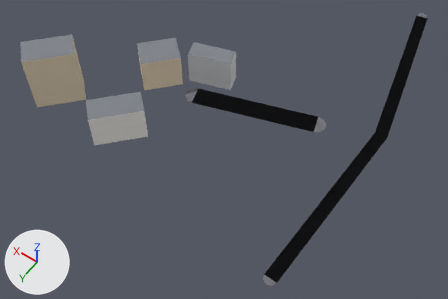
The glTF model apps/client/public/cities/moscow_synth/tiles/-4_1.glb, before and after one commit.
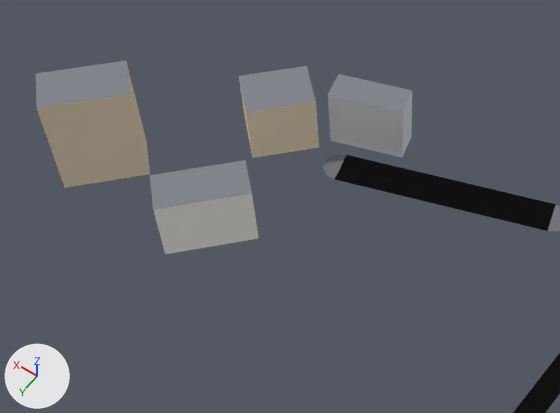
There are two pictures of each version: one whole from a camera (50 mm lens) standing at (-1020.0, -112.0, 292.0) and looking at (-879.0, -310.0, -19.0), one close up on the part from 0% to 72% of the width and 0% to 79% of the height. Lighting does not change. The marker at lower left points along +X, +Y and +Z. The last two pictures show the newer version. Vertices at exactly the same position are counted once.

Script lines for the objects in view, before the commit:
```python
me_mesh_0 = bpy.data.meshes.new('Mesh_0')
me_mesh_0.from_pydata(...)  # 86 vertices, 86 faces; spans x -963.0..-759.0, y -481.0..-239.0, z 0.0..39.0
# faces by material slot: [46, 32, 8]
me_mesh_0.materials.append(mat_road)
me_mesh_0.materials.append(mat_facade)
me_mesh_0.materials.append(mat_roof)
ob_mesh_0 = bpy.data.objects.new('Mesh_0', me_mesh_0)
ob_mesh_0.location = (0.0, 0.0, 0.0)
```
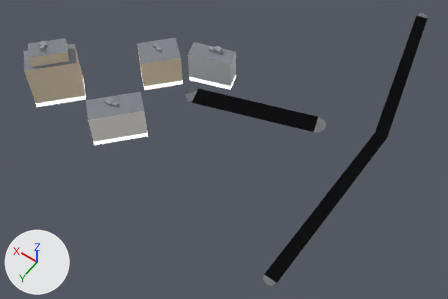
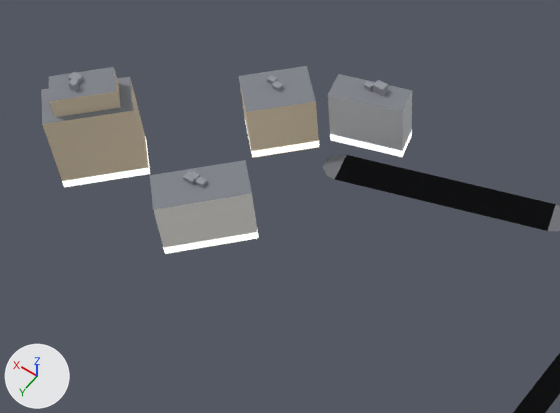
Boxes (x1, y1, x2, y2) around the edits, measured in the close-ups (560 x 413 px):
'Mesh_0', reshaped
    before: (36, 60, 560, 413)
    after: (41, 66, 560, 413)
part 1 of me_mesh_0, added
    after: (49, 67, 121, 117)
part 2 of me_mesh_0, cut back
    before: (36, 60, 130, 108)
    after: (41, 72, 412, 254)

What changed in the scene script:
```text
Add mat_shop:
    mat_shop = bpy.data.materials.new('shop')
    mat_shop.use_nodes = True; mat_shop.node_tree.nodes.clear()
    _N = mat_shop.node_tree.nodes; _L = mat_shop.node_tree.links
    n0 = _N.new('ShaderNodeBsdfPrincipled'); n0.name = 'Principled BSDF'
    n0.inputs[28].default_value = 1.0  # 'Emission Strength'
    n1 = _N.new('ShaderNodeOutputMaterial'); n1.name = 'Material Output'
    n2 = _N.new('ShaderNodeVertexColor'); n2.name = 'Color Attribute'
    _L.new(n0.outputs[0], n1.inputs[0])  # 'BSDF' to 'Surface'
    _L.new(n2.outputs[0], n0.inputs[0])  # 'Color' to 'Base Color'
Change me_mesh_0:
    used by ob_mesh_0; location = (0.0, 0.0, 0.0)
    remove me_mesh_0.from_pydata(...)  # 86 vertices, 86 faces; spans x -963.0..-759.0, y -481.0..-239.0, z 0.0..39.0
    add me_mesh_0.from_pydata(...)  # 230 vertices, 218 faces; spans x -963.0..-759.0, y -481.0..-239.0, z 0.0..42.0
    me_mesh_0 part 1: the loose piece of 8 vertices spanning x -793.0..-759.0, y -291.0..-256.0, z 0.0..39.0 is copied, and the copy is scaled about its middle by (0.72, 0.72, 0.188), then moved by (0.0, 0.0, 16.0); it spans x -788.0..-764.0, y -286.0..-261.0, z 32.0..39.0
    me_mesh_0 part 2
    4 vertices in x -793.0..-759.0, y -291.0..-256.0, z 39.0 move by (0.0, 0.0, -7.0)
    100 vertices are added at x -863.0..-759.0, y -350.0..-255.0, z 0.0..42.0
    36 new vertices lie (0.0, 0.0, 4.0) away from vertices in x -863.0..-759.0, y -350.0..-255.0, z 0.0..23.0
    90 new faces join them, mat_roof
    32 new faces join them, mat_shop
    add me_mesh_0.materials.append(mat_shop)
```
